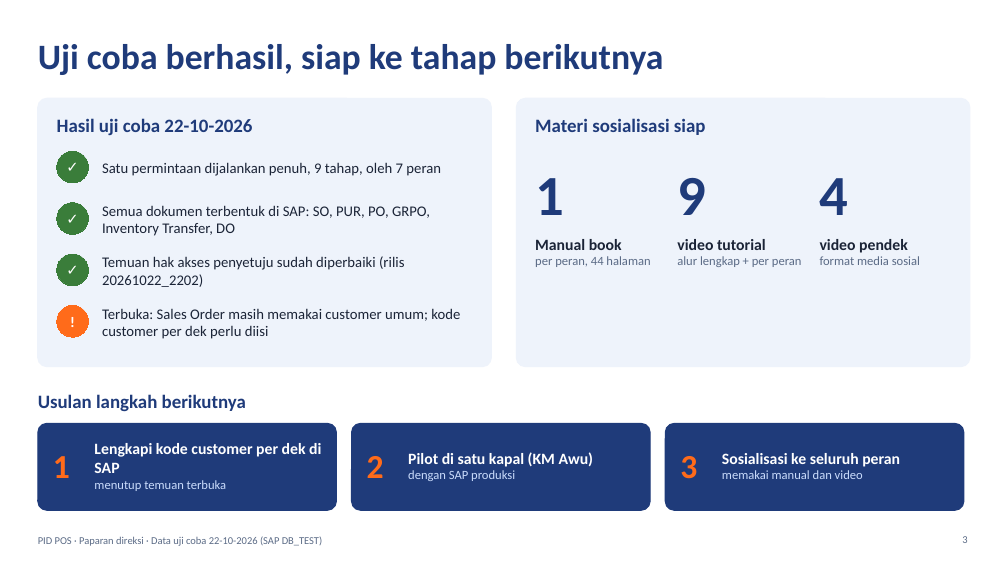
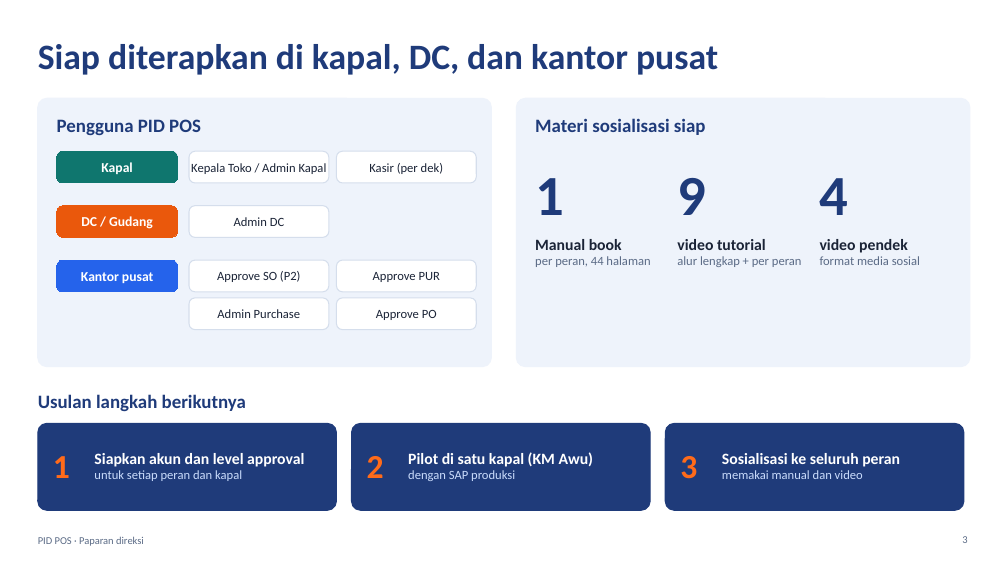
Before and after one commit to alfiandarmawan35/claude, a slide deck: slide 3 of docs/PID_POS_Paparan_Direksi.pptx. Drawn at 1008x567 pixels with LibreOffice and Linux fonts; fonts in the diff are those of the drawing; background and template pictures are left out. Boxes give left, top, right and bottom in pixels: in the first picture for what was removed or moved away, otherwise in the second. Text is boxed around its words. In the diff, an @@ line names an element or a change of style, - is before the commit and + after.

```diff
--- a/docs/PID_POS_Paparan_Direksi.pptx
+++ b/docs/PID_POS_Paparan_Direksi.pptx
@@ title at box(38, 44, 718, 75): text changed @@
-Uji coba berhasil, siap ke tahap berikutnya
+Siap diterapkan di kapal, DC, dan kantor pusat
@@ text at box(57, 119, 201, 135): text changed @@
-Hasil uji coba 22-10-2026
+Pengguna PID POS
@@ ellipse removed at box(57, 151, 88, 183) @@
-✓
@@ rounded rectangle added at box(57, 151, 178, 183), fill #0F766E, outline #0F766E 0.75 pt, 13 pt, text #FFFFFF, bold @@
+Kapal
@@ text removed at box(102, 162, 441, 176) @@
-Satu permintaan dijalankan penuh, 9 tahap, oleh 7 peran
@@ rounded rectangle added at box(189, 151, 329, 183), fill #FFFFFF, outline #D5DEEC 1 pt, 12 pt, text #1B2437 @@
+Kepala Toko / Admin Kapal
@@ rounded rectangle added at box(337, 151, 476, 183), fill #FFFFFF, outline #D5DEEC 1 pt, 12 pt, text #1B2437 @@
+Kasir (per dek)
@@ ellipse removed at box(57, 203, 88, 234) @@
-✓
@@ rounded rectangle added at box(57, 206, 178, 237), fill #EA580C, outline #EA580C 0.75 pt, 13 pt, text #FFFFFF, bold @@
+DC / Gudang
@@ text removed at box(102, 205, 430, 236) @@
-Semua dokumen terbentuk di SAP: SO, PUR, PO, GRPO, Inventory Transfer, DO
@@ rounded rectangle added at box(189, 206, 329, 237), fill #FFFFFF, outline #D5DEEC 1 pt, 12 pt, text #1B2437 @@
+Admin DC
@@ ellipse removed at box(57, 254, 88, 286) @@
-✓
@@ rounded rectangle added at box(57, 260, 178, 292), fill #2563EB, outline #2563EB 0.75 pt, 13 pt, text #FFFFFF, bold @@
+Kantor pusat
@@ text removed at box(102, 256, 404, 287) @@
-Temuan hak akses penyetuju sudah diperbaiki (rilis 20261022_2202)
@@ rounded rectangle added at box(189, 260, 329, 292), fill #FFFFFF, outline #D5DEEC 1 pt, 12 pt, text #1B2437 @@
+Approve SO (P2)
@@ rounded rectangle added at box(337, 260, 476, 292), fill #FFFFFF, outline #D5DEEC 1 pt, 12 pt, text #1B2437 @@
+Approve PUR
@@ rounded rectangle added at box(189, 298, 329, 330), fill #FFFFFF, outline #D5DEEC 1 pt, 12 pt, text #1B2437 @@
+Admin Purchase
@@ rounded rectangle added at box(337, 298, 476, 330), fill #FFFFFF, outline #D5DEEC 1 pt, 12 pt, text #1B2437 @@
+Approve PO
@@ ellipse removed at box(57, 306, 88, 337) @@
-!
@@ text removed at box(102, 308, 460, 339) @@
-Terbuka: Sales Order masih memakai customer umum; kode customer per dek perlu diisi
@@ text at box(94, 453, 304, 481): text changed @@
-Lengkapi kode customer per dek di SAP
-menutup temuan terbuka
+Siapkan akun dan level approval
+untuk setiap peran dan kapal
@@ text at box(38, 536, 144, 546): text changed @@
-PID POS · Paparan direksi · Data uji coba 22-10-2026 (SAP DB_TEST)
+PID POS · Paparan direksi
```
Also in this commit, not shown: 2 other slides changed, 1 other file.
